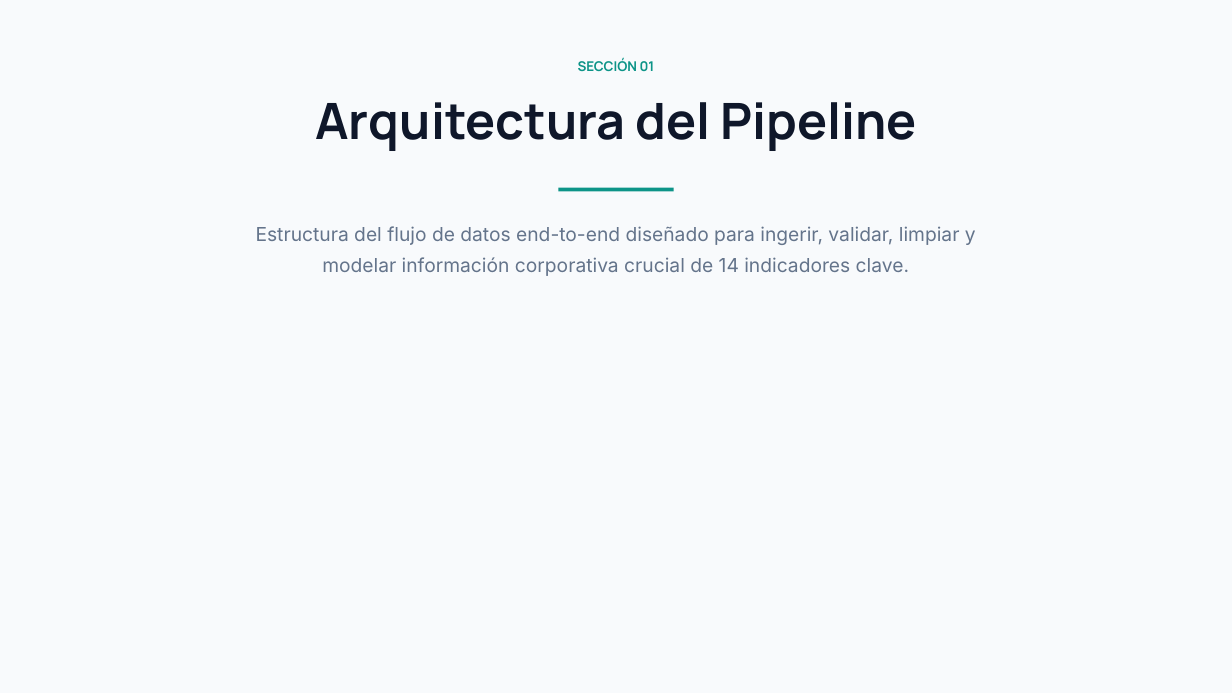
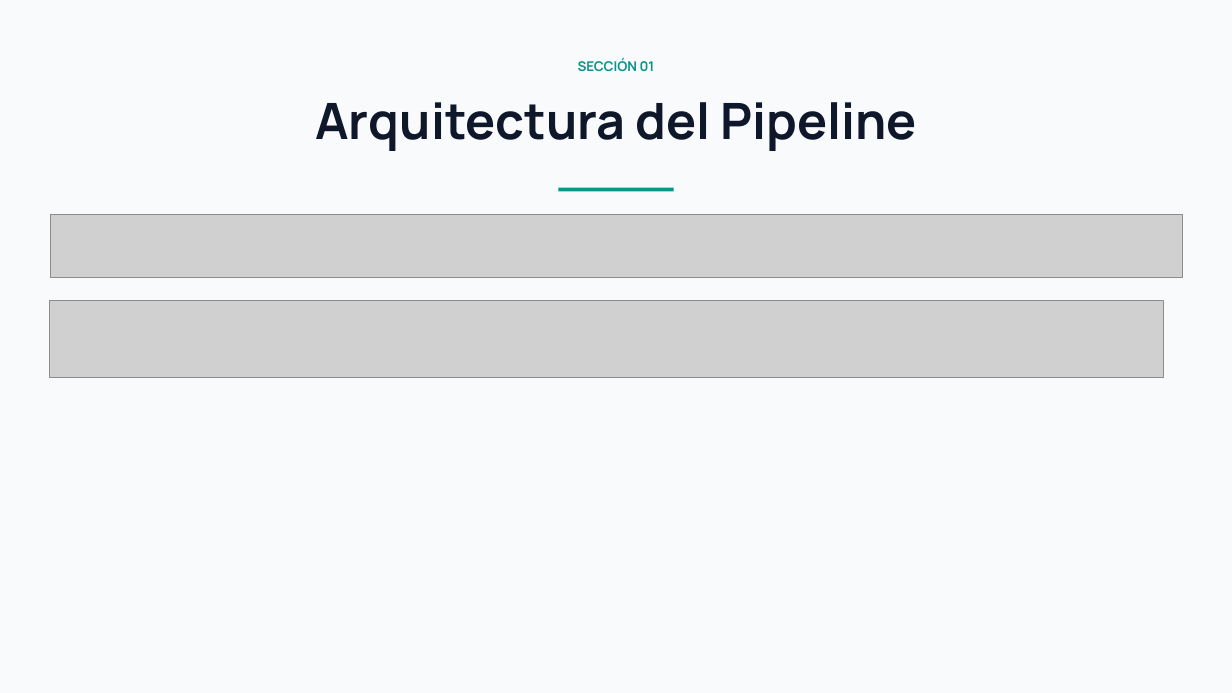
Before and after one commit to Pedro-Vr75/Practicum-1.2, a slide deck: slide 3 of Presentación/Pipeline RPA Oracle_Limpieza_Duda.pptx (slide 2 before the commit). Drawn at 1232x693 pixels with LibreOffice and Linux fonts; fonts in the diff are those of the drawing; grey boxes stand for pictures; background and template pictures are left out. Boxes give left, top, right and bottom in pixels: in the first picture for what was removed or moved away, otherwise in the second. Text is boxed around its words. In the diff, an @@ line names an element or a change of style, - is before the commit and + after.

```diff
--- a/Presentación/Pipeline RPA Oracle_Limpieza_Duda.pptx
+++ b/Presentación/Pipeline RPA Oracle_Limpieza_Duda.pptx
@@ picture added at bbox=[50, 214, 1182, 277] @@
@@ text removed at bbox=[256, 226, 976, 276] @@
-Estructura del flujo de datos end-to-end diseñado para ingerir, validar, limpiar y modelar información corporativa crucial de 14 indicadores clave.
@@ picture added at bbox=[50, 301, 1165, 378] @@
```
Also in this commit, not shown: 2 other slides changed, 2 slides added.
